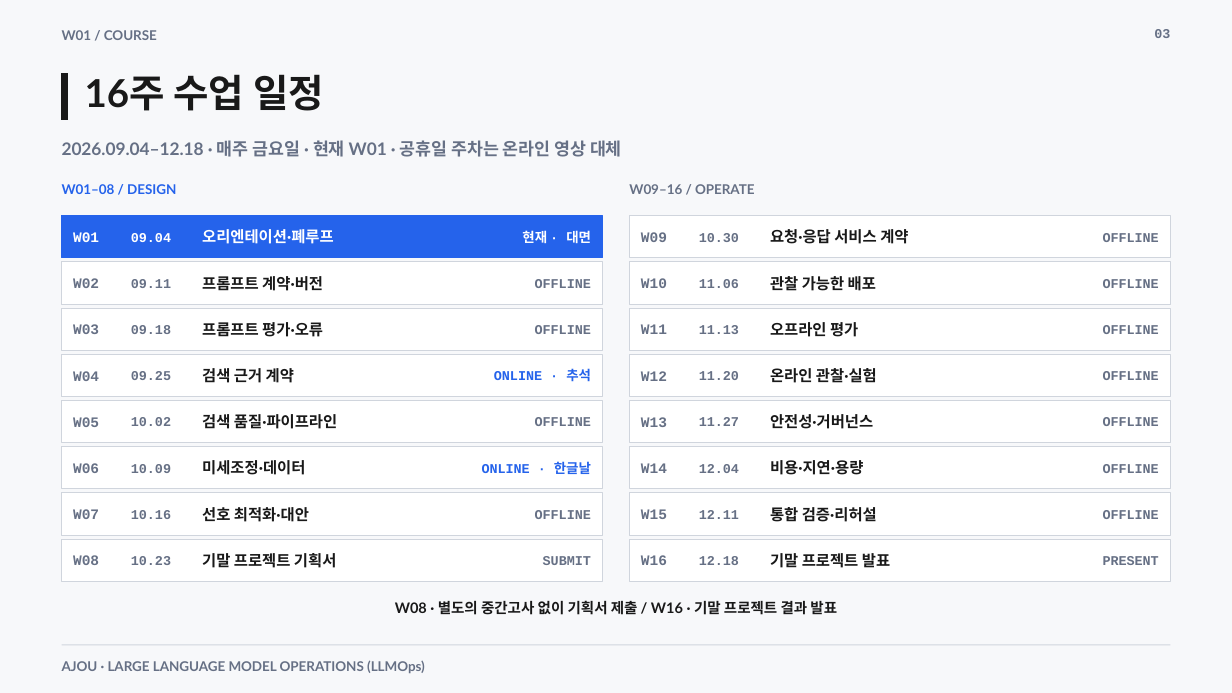
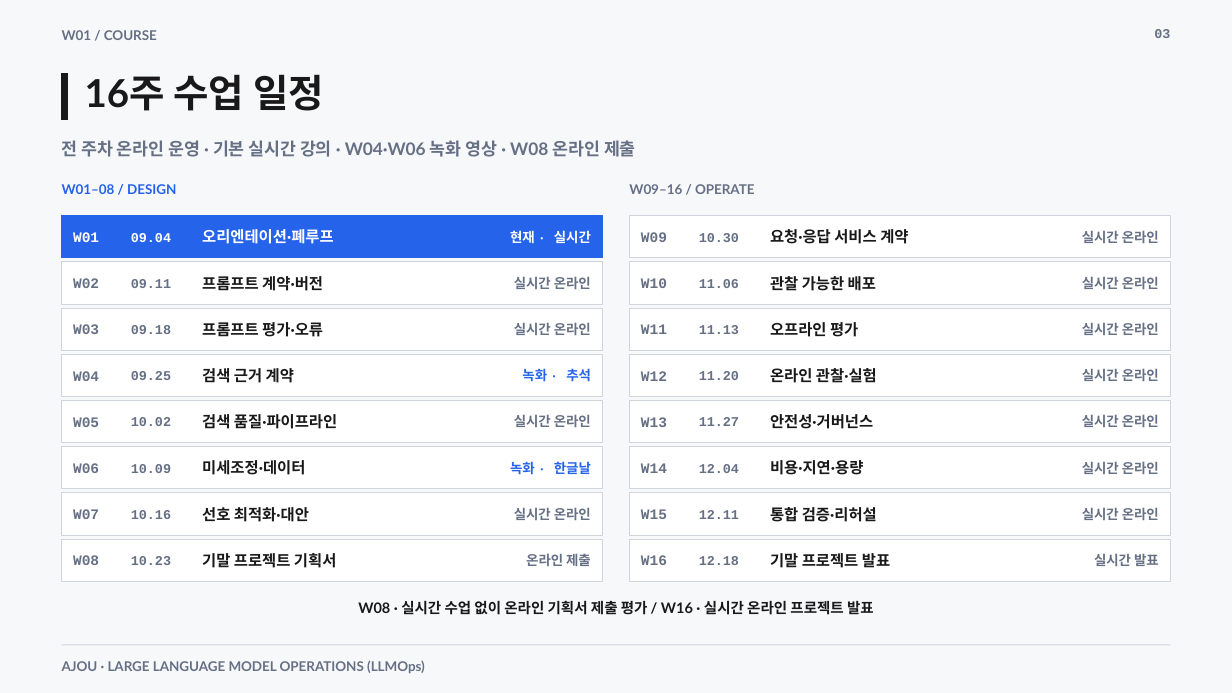
Before and after one commit to smilesjcha/llmops-16week, a slide deck: slide 3 of week01/lecture/01_week1_llmops_kickoff.pptx. Drawn at 1232x693 pixels with LibreOffice and Linux fonts; fonts in the diff are those of the drawing. Boxes give left, top, right and bottom in pixels: in the first picture for what was removed or moved away, otherwise in the second. Text is boxed around its words. In the diff, an @@ line names an element or a change of style, - is before the commit and + after.

Commit message:
fix: align course delivery with online format

```diff
--- a/week01/lecture/01_week1_llmops_kickoff.pptx
+++ b/week01/lecture/01_week1_llmops_kickoff.pptx
@@ text at (62, 140, 636, 157): text changed @@
-2026.09.04–12.18 · 매주 금요일 · 현재 W01 · 공휴일 주차는 온라인 영상 대체
+전 주차 온라인 운영 · 기본 실시간 강의 · W04·W06 녹화 영상 · W08 온라인 제출
@@ text at (510, 230, 591, 244): text changed @@
-현재 · 대면
+현재 · 실시간
@@ text at (1082, 230, 1159, 243): text changed @@
-OFFLINE
+실시간 온라인
@@ text at (514, 276, 591, 289): text changed @@
-OFFLINE
+실시간 온라인
@@ text at (1082, 276, 1159, 289): text changed @@
-OFFLINE
+실시간 온라인
@@ text at (514, 322, 591, 335): text changed @@
-OFFLINE
+실시간 온라인
@@ text at (1082, 322, 1159, 335): text changed @@
-OFFLINE
+실시간 온라인
@@ text at (522, 368, 591, 382): text changed @@
-ONLINE · 추석
+녹화 · 추석
@@ text at (1082, 368, 1159, 381): text changed @@
-OFFLINE
+실시간 온라인
@@ text at (514, 414, 591, 427): text changed @@
-OFFLINE
+실시간 온라인
@@ text at (1082, 414, 1159, 427): text changed @@
-OFFLINE
+실시간 온라인
@@ text at (510, 461, 591, 475): text changed @@
-ONLINE · 한글날
+녹화 · 한글날
@@ text at (1082, 461, 1159, 474): text changed @@
-OFFLINE
+실시간 온라인
@@ text at (514, 507, 591, 520): text changed @@
-OFFLINE
+실시간 온라인
@@ text at (1082, 507, 1159, 520): text changed @@
-OFFLINE
+실시간 온라인
@@ text at (526, 553, 591, 566): text changed @@
-SUBMIT
+온라인 제출
@@ text at (1094, 553, 1159, 566): text changed @@
-PRESENT
+실시간 발표
@@ text at (358, 600, 874, 615): text changed @@
-W08 · 별도의 중간고사 없이 기획서 제출 / W16 · 기말 프로젝트 결과 발표
+W08 · 실시간 수업 없이 온라인 기획서 제출 평가 / W16 · 실시간 온라인 프로젝트 발표
```
Also in this commit, not shown: 5 other slides changed, 16 other files.
